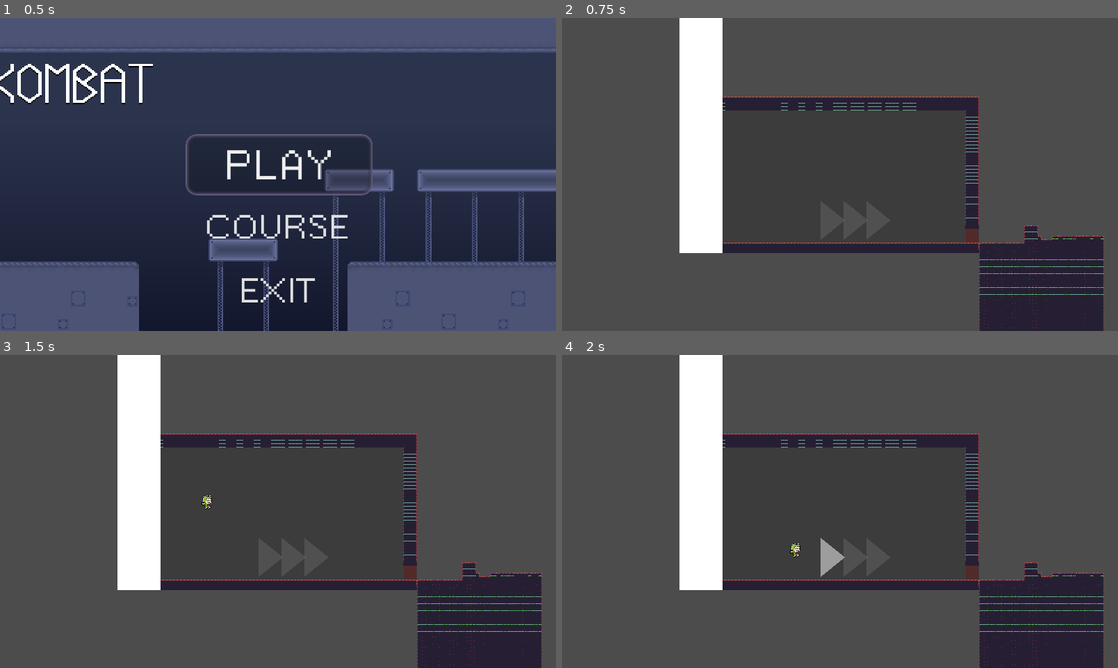
Above: before the commit, frames 1-4 (two rows, left to right).
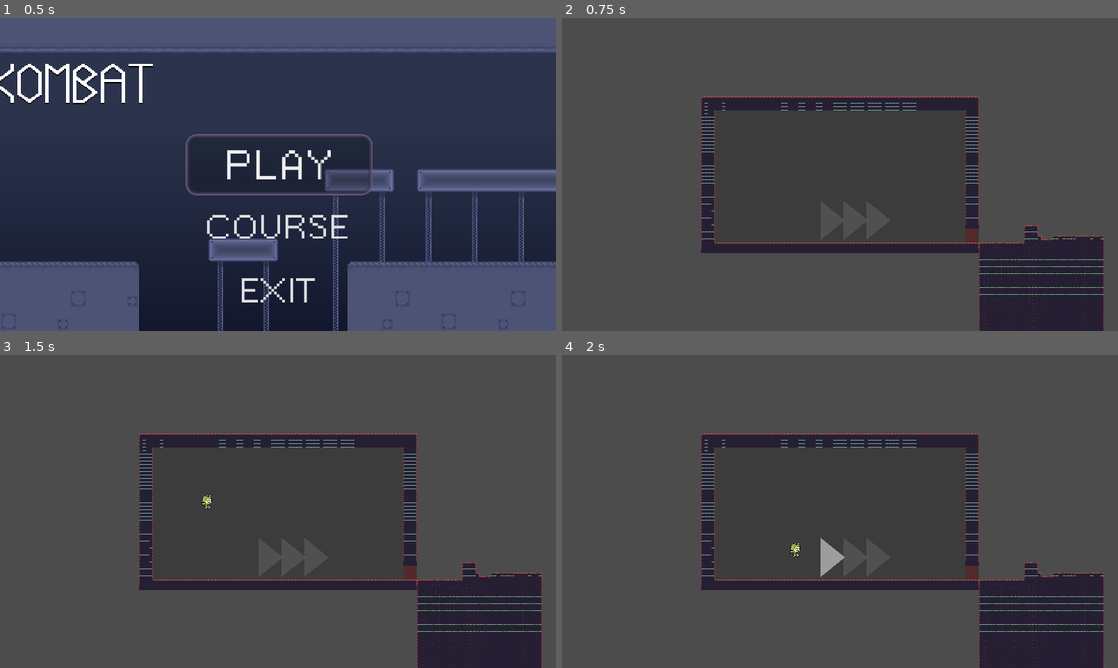
Above: after the commit, the same moments.

Repository: codemonsters/racekombat
Game: Godot game, scene res://Game.tscn
Same seed, same stepped clock (60 frames per second), same inputs: the game is played once before the commit and once after it.
Inputs (mouse positions are in pixels of both pictures, inside the frame that each line leads up to):
- Up to frame 1 (0.5 s): no input
- Up to frame 2 (0.75 s): click "PLAY" at 0.5 s
- Up to frame 3 (1.5 s): tap Enter at 1.25 s; move the mouse to (400, 495) at 1.27 s; hold D from 1.28 s (still down); tap V at 1.35 s
- Up to frame 4 (2 s): keep holding D; tap W at 1.52 s

Frame 1 is identical in both runs. In frame 2, 5.8% of the frame differs, in the area x 21-29%, y 0-76%; in frame 3, 5.8%; in frame 4, 5.8%.
Error before the commit: Invalid get index 'MAP_LENGTH' (on base: 'null instance'). (res://screens/game/WaitingRoom.gd:72)

Commit message:
Corrige error que impedía ejecutar el código

Diff:
--- a/server/screens/game/WaitingRoom.gd
+++ b/server/screens/game/WaitingRoom.gd
@@ -69,7 +69,7 @@
 			player_disconnect(player.keys()[0])
 
 func _create_meta(area): #Crea la meta con su posición x e y
-	area.position.x = get_node("Node2D").MAP_LENGTH*16+1280 #Modificar solo el primer parámetro
+	area.position.x = get_parent().get_node("Node2D/Tilemap 2_0").MAP_LENGTH*16+1280 #Modificar solo el primer parámetro
 	area.position.y = -10*16+720
 
 
